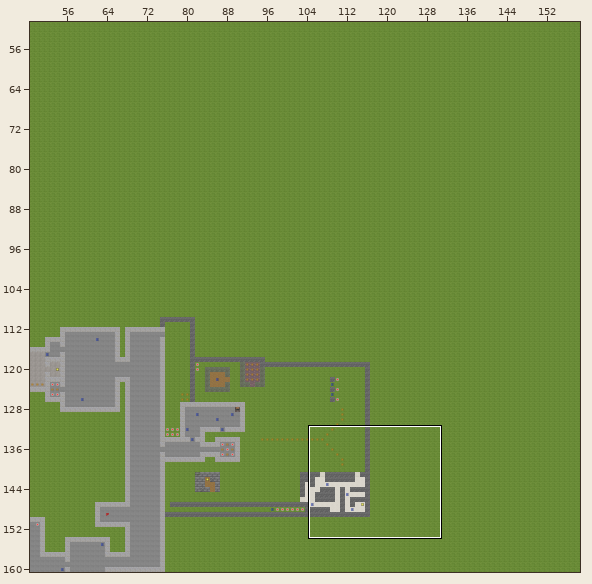
One commit to this Tiled map: Development_Resources/3.tmx. The first picture is a wide view before the edit; the outline marks the close-up.
Close-up. Old version:
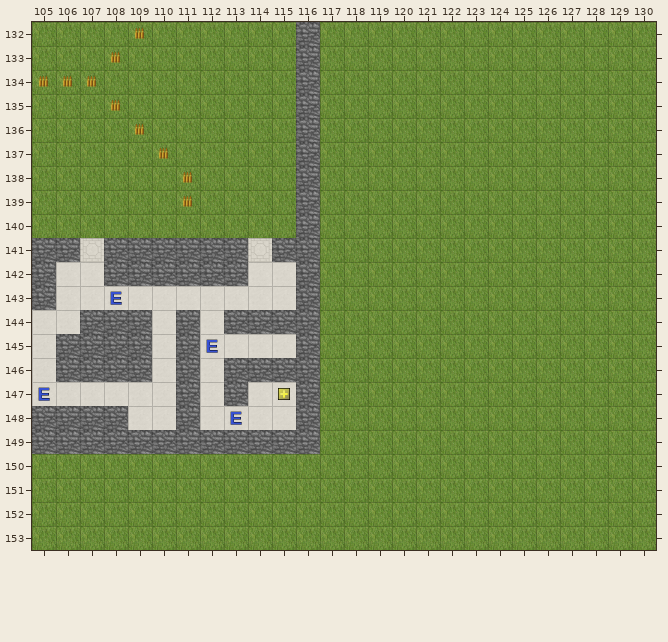
Cells are 64x64 px. Shown: x 105..130, y 132..153. The commit also changed other parts of the map, which this record leaves out.
Once edited:
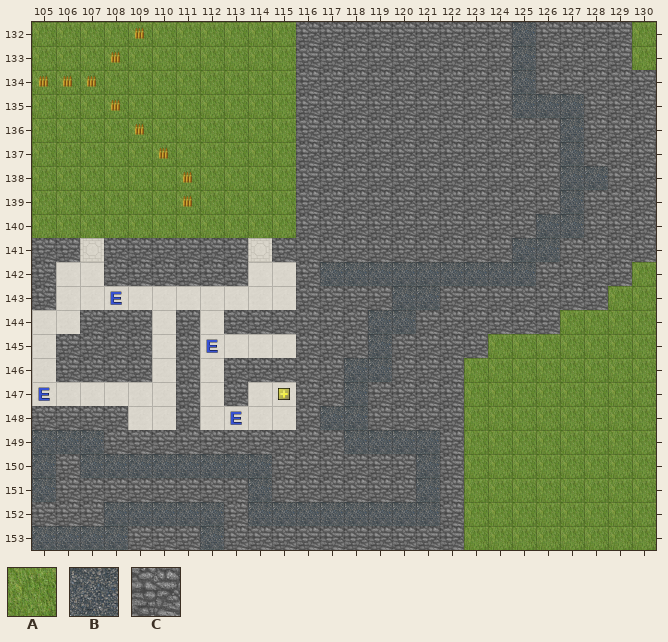
Key: from "Scene": A 3 "Floor_Grass_0", B 5 "Floor_Gravel_0", C 17 "Wall_Stone_0".
_ is an empty cell.
Tiles replaced or removed in this view: A, C.
What changed:
Changed rows in their new state; . is an unchanged cell.
Layer "Scene":
first column x 105:
132 ............CCCCCCCCBCCCC.
133 ............CCCCCCCCBCCCC.
134 ............CCCCCCCCBCCCCC
135 ............CCCCCCCCBBBCCC
136 ............CCCCCCCCCCBCCC
137 ............CCCCCCCCCCBCCC
138 ............CCCCCCCCCCBBCC
139 ............CCCCCCCCCCBCCC
140 ............CCCCCCCCCBBCCC
141 ............CCCCCCCCBBCCCC
142 ............BBBBBBBBBCCCC.
143 ............CCCBBCCCCCCC..
144 ............CCBBCCCCCC....
145 ............CCBCCCC.......
146 ............CBBCCC........
147 ............CBCCCC........
148 ............BBCCCC........
149 BBB.........CBBBBC........
150 BCBBBBBBBBCCCCCCBC........
151 BCCCCCCCCBCCCCCCBC........
152 CCCBBBBBCBBBBBBBBC........
153 BBBBCCCBCCCCCCCCCC........
Pixel boxes of the changes (left, top, right, bottom) in both close-ups:
changed: (32, 22, 656, 550)
